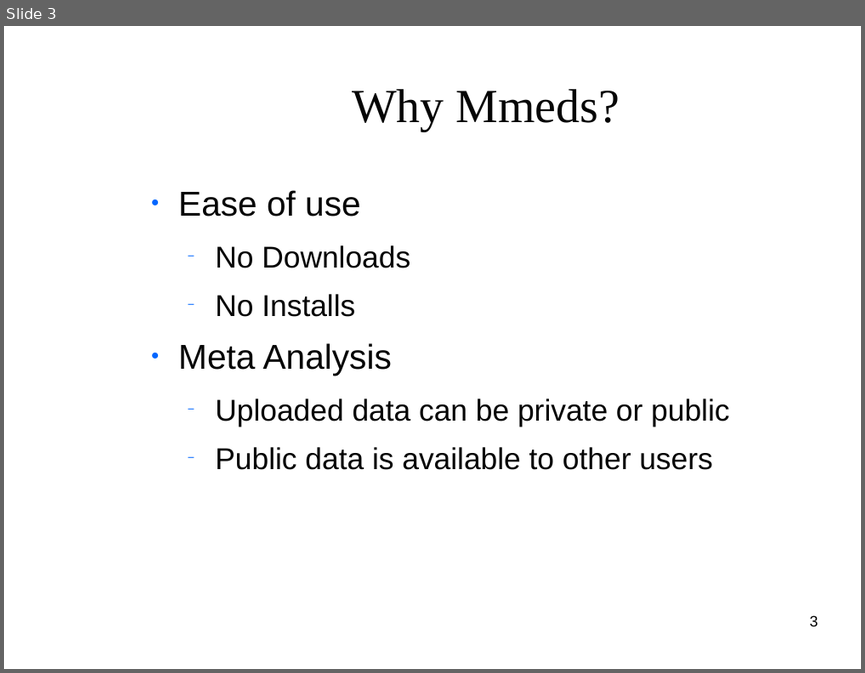
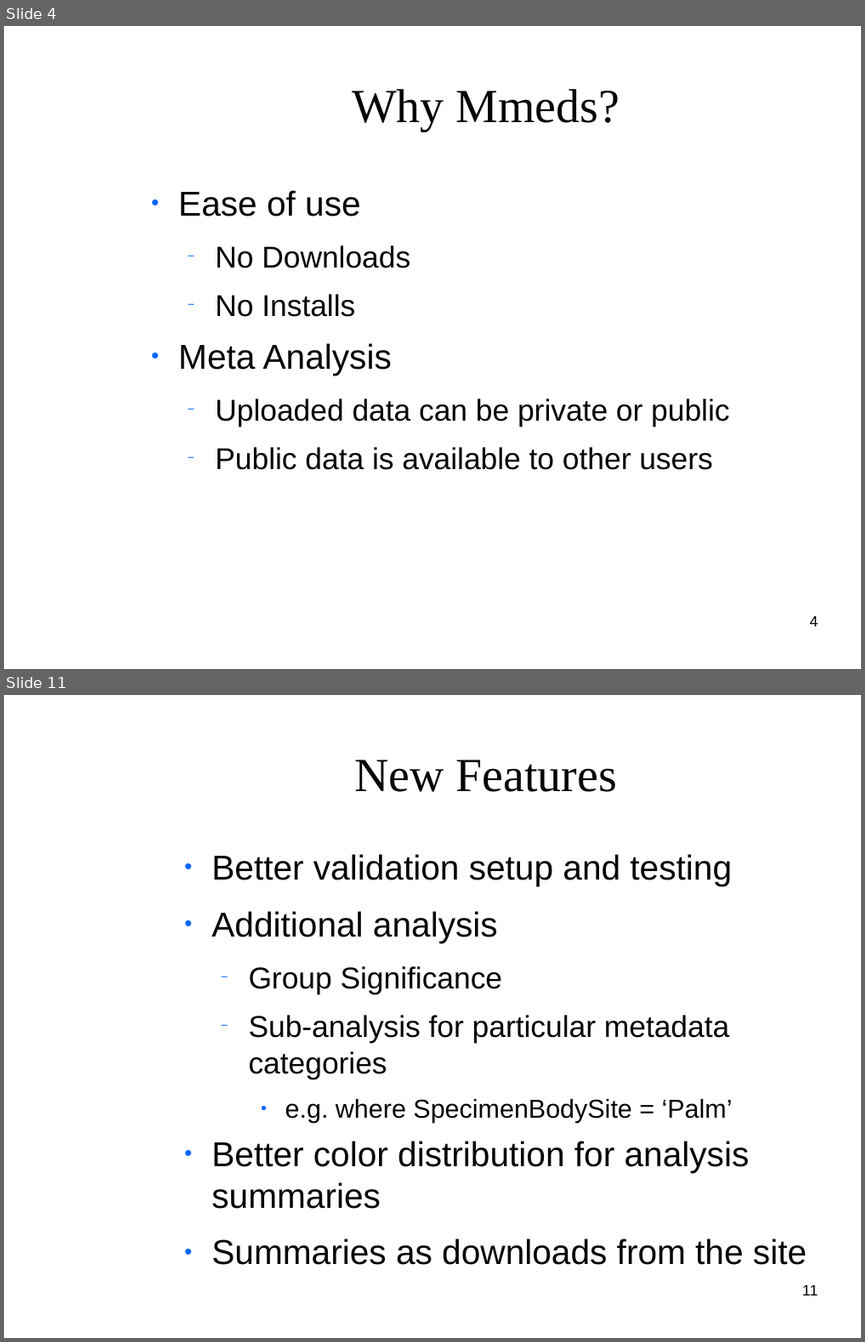
Before and after one commit to clemente-lab/mmeds-meta, a slide deck: sql/mmeds.odp. Shown one above the other, each under a label of ours: slide 3 before the commit, slides 4 and 11 after it; the slides between them are not shown. The pictures are 865x673 and 865x1342 pixels, drawn with LibreOffice and Linux fonts; fonts in the diff are those of the drawing; background and template pictures are left out. Boxes give left, top, right and bottom in pixels: in the first picture for what was removed or moved away, otherwise in the second. Text is boxed around its words. In the diff, an @@ line names an element or a change of style, - is before the commit and + after.

Commit message:
Enhancement additional analysis (#129)
* Added group composition to qiime2 analysis

* Added taxa level analysis

* Setup creationg of child tool

* initial test of sub-analysis working

* initial test of sub-analysis working

* Something weird with qiime2

* Got child analysis spawning to work

* Old tests passing

* Working on automatic child spawning during analysis

* Issue testing multiple child analyses

* Updated test_analysis

* Updates to tool.py

* update for minerva

* cannot start processes

* Qiime1 sub analysis working

* see if it will pass on travis

* longer wait time

* Updated analysis to take less time

* Adding script for importing dataset

* first draft of script

* Some updates

* BufGix in util

* Test travis how long will it take

* UPdate datadir names

* Removed sub analysis from tests

* UPdate selection of sub analysis

* Working on improving analysis

* Updates for minerva job submission

* Tests should finally be passing

* Updated summary to load modules from mmeds_dir

* updaate queue

* Fixed issue with test_analysis.py

* Adding back coveragerc

```diff
--- a/sql/mmeds.odp
+++ b/sql/mmeds.odp
@@ slide 11 added at (x1=4, y1=695, x2=861, y2=1338), background picture (left out) @@
@@ title added at (x1=354, y1=760, x2=617, y2=792), 44 pt, text #050505 @@
+New Features
@@ text added at (x1=211, y1=854, x2=806, y2=1265), 32 pt, text #050505 @@
+● Better validation setup and testing
+● Additional analysis
+  − Group Significance
+  − Sub-analysis for particular metadata categories
+    ● e.g. where SpecimenBodySite = ‘Palm’
+● Better color distribution for analysis summaries
+● Summaries as downloads from the site
@@ page number added at (x1=802, y1=1284, x2=817, y2=1295), 14 pt, text #000000 @@
+11
@@ what was slide 3 is now slide 4 @@
@@ page number at (x1=810, y1=615, x2=818, y2=626): text changed @@
-3
+4
```
Also in this commit, not shown: 7 slides changed, 3 other slides added, 3 slides removed, 25 other files.
